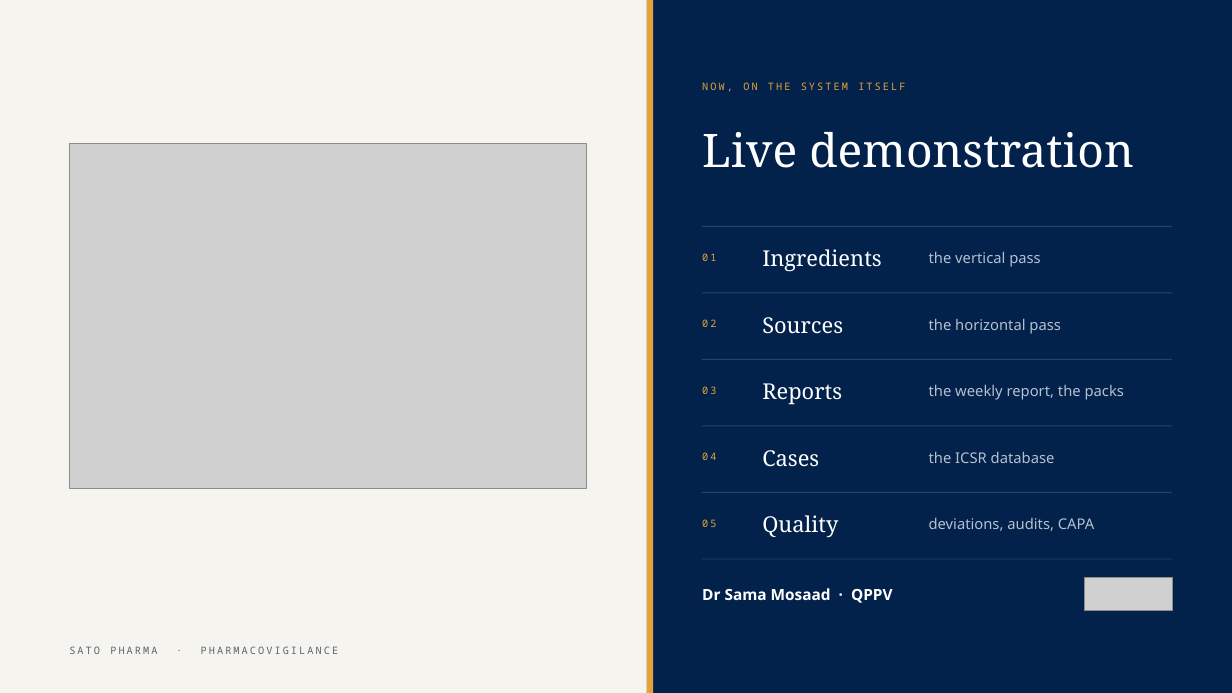
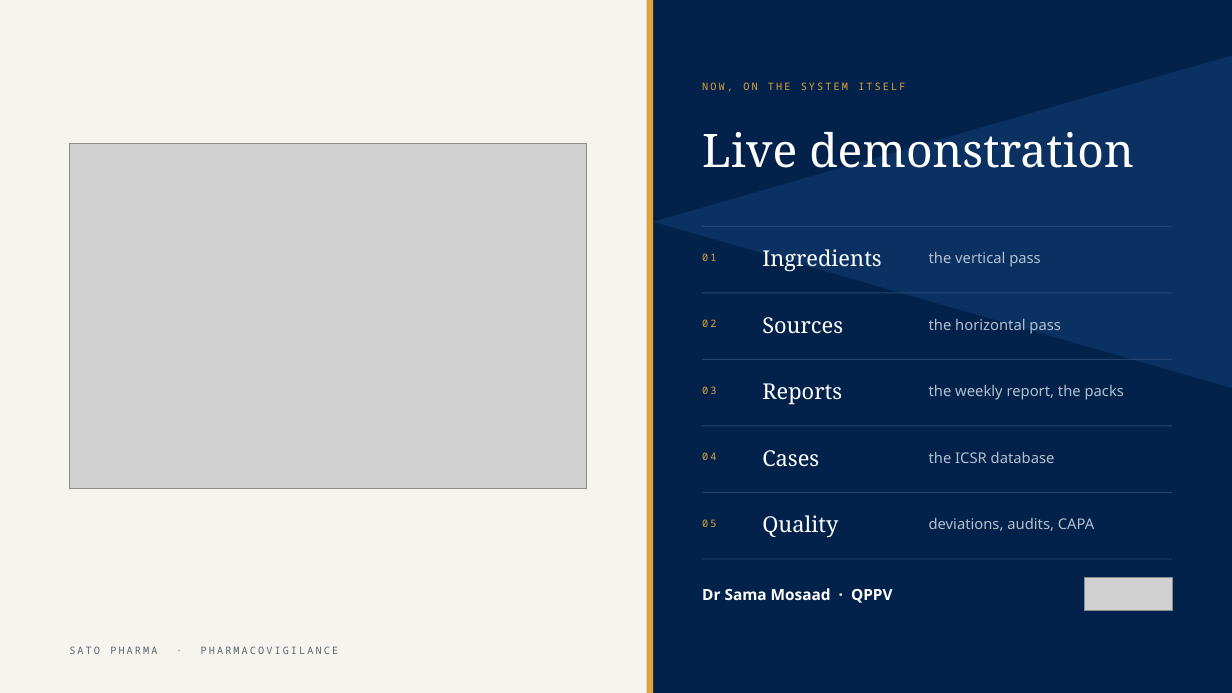
Before and after one commit to PHAROS-satopharma/pharos, a slide deck: slide 19 of docs/presentation/PHAROS Presentation.pptx (slide 14 before the commit). Drawn at 1232x693 pixels with LibreOffice and Linux fonts; fonts in the diff are those of the drawing; grey boxes stand for pictures. Boxes give left, top, right and bottom in pixels: in the first picture for what was removed or moved away, otherwise in the second. Text is boxed around its words. In the diff, an @@ line names an element or a change of style, - is before the commit and + after.

```diff
--- a/docs/presentation/PHAROS Presentation.pptx
+++ b/docs/presentation/PHAROS Presentation.pptx
@@ freeform shape added at (x1=653, y1=55, x2=1232, y2=388), fill #0B3163 @@
```
Also in this commit, not shown: 13 other slides changed, 6 slides added, 2 other files.
